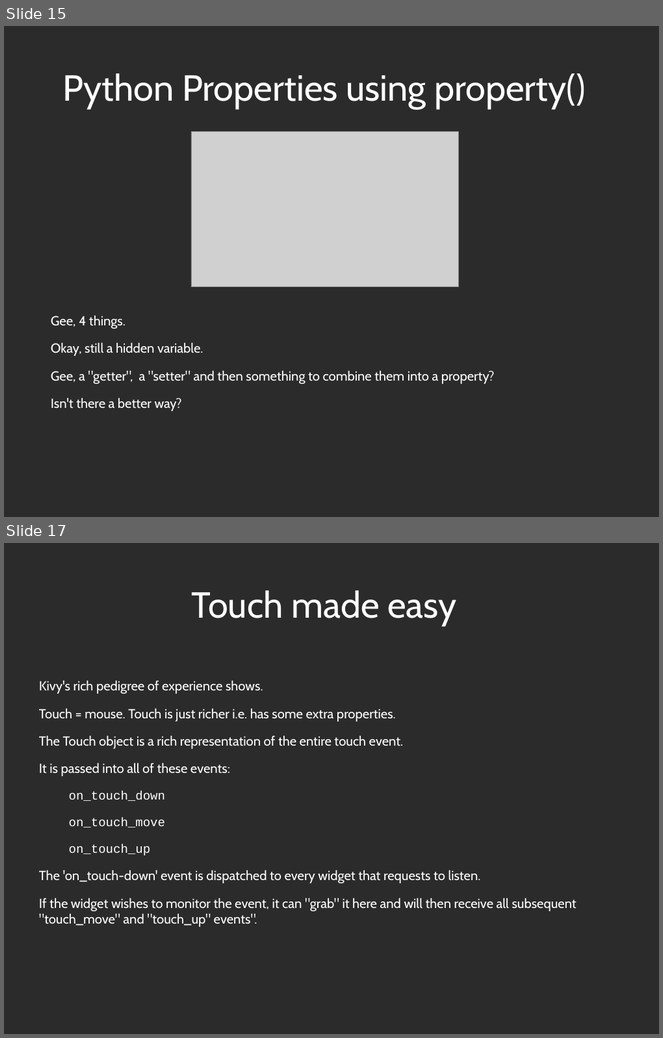
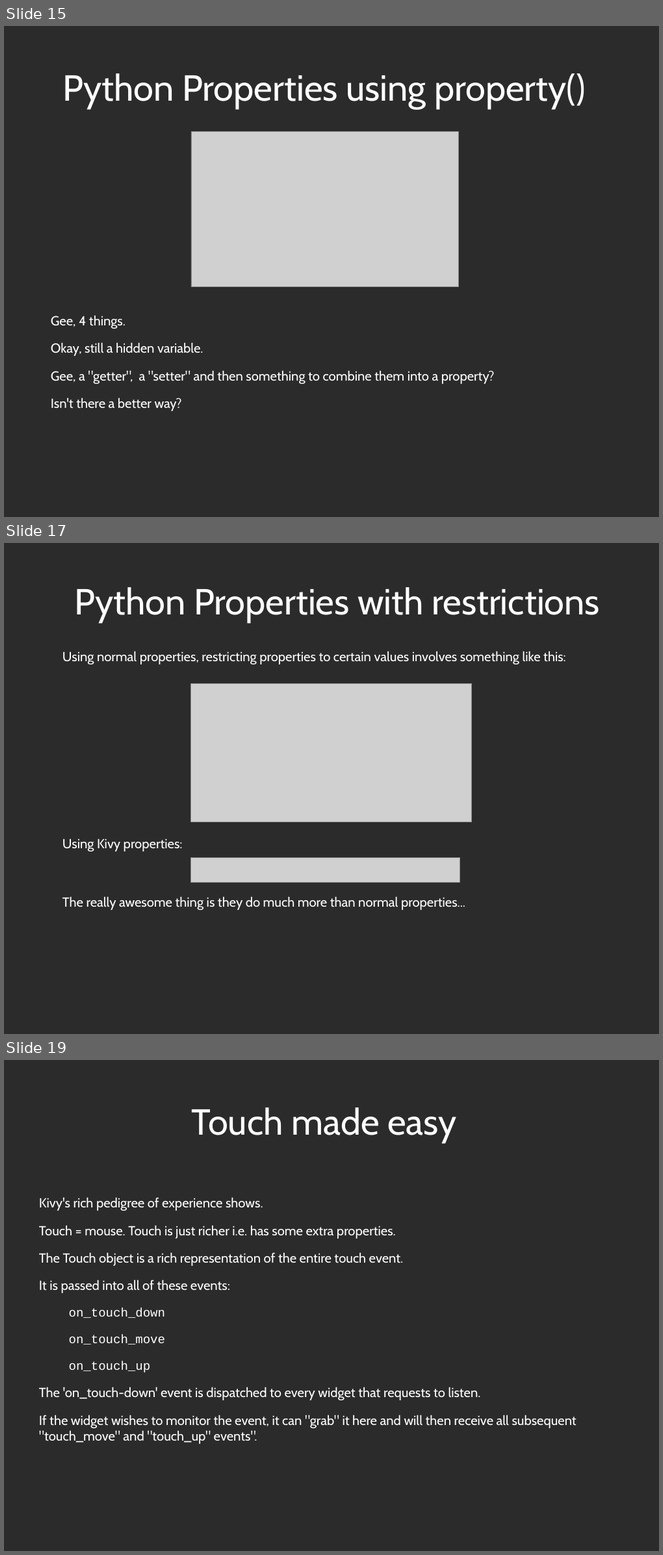
Before and after one commit to Zen-CODE/kivybits, a slide deck: PyCon/ZA 2013/PyCon.odp. Shown one above the other, each under a label of ours: slides 15 and 17 before the commit, slides 15, 17 and 19 after it; the slides between them are not shown. The pictures are 663x1038 and 663x1555 pixels, drawn with LibreOffice and Linux fonts; fonts in the diff are those of the drawing; grey boxes stand for pictures; background and template pictures are left out; a plain dark background stands for a picture behind light text. Boxes give left, top, right and bottom in pixels: in the first picture for what was removed or moved away, otherwise in the second. Text is boxed around its words. In the diff, an @@ line names an element or a change of style, - is before the commit and + after.

```diff
--- a/PyCon/ZA 2013/PyCon.odp
+++ b/PyCon/ZA 2013/PyCon.odp
@@ slide 17 added at [4, 543, 659, 1034], background picture (left out) @@
@@ title added at [74, 587, 600, 623], 44 pt, text #FFFFFF @@
+Python Properties with restrictions
@@ text added at [62, 651, 566, 665], 16 pt, text #FFFFFF @@
+Using normal properties, restricting properties to certain values involves something like this:
@@ picture added at [191, 683, 472, 823] @@
@@ text added at [62, 839, 183, 852], 16 pt, text #FFFFFF @@
+Using Kivy properties:
@@ picture added at [191, 858, 460, 882] @@
@@ text added at [62, 897, 466, 910], 16 pt, text #FFFFFF @@
+The really awesome thing is they do much more than normal properties...
@@ what was slide 17 is now slide 19 @@
```
Also in this commit, not shown: 1 slide changed, 1 other slide added, 2 other files.
